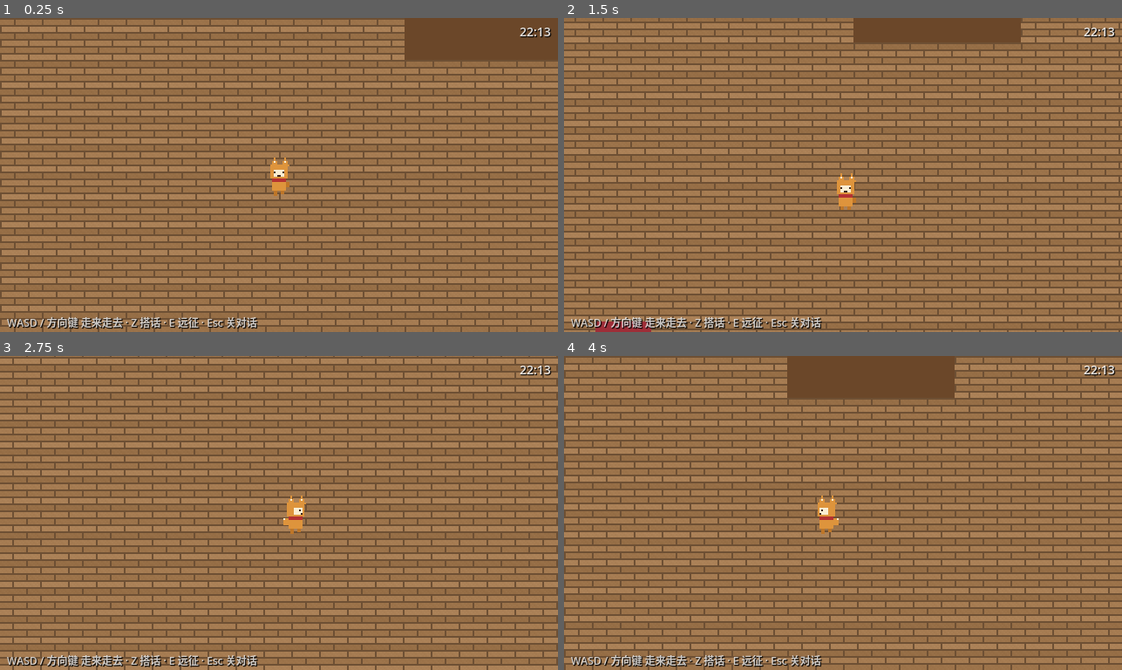
Above: before the commit, frames 1-4 (two rows, left to right).
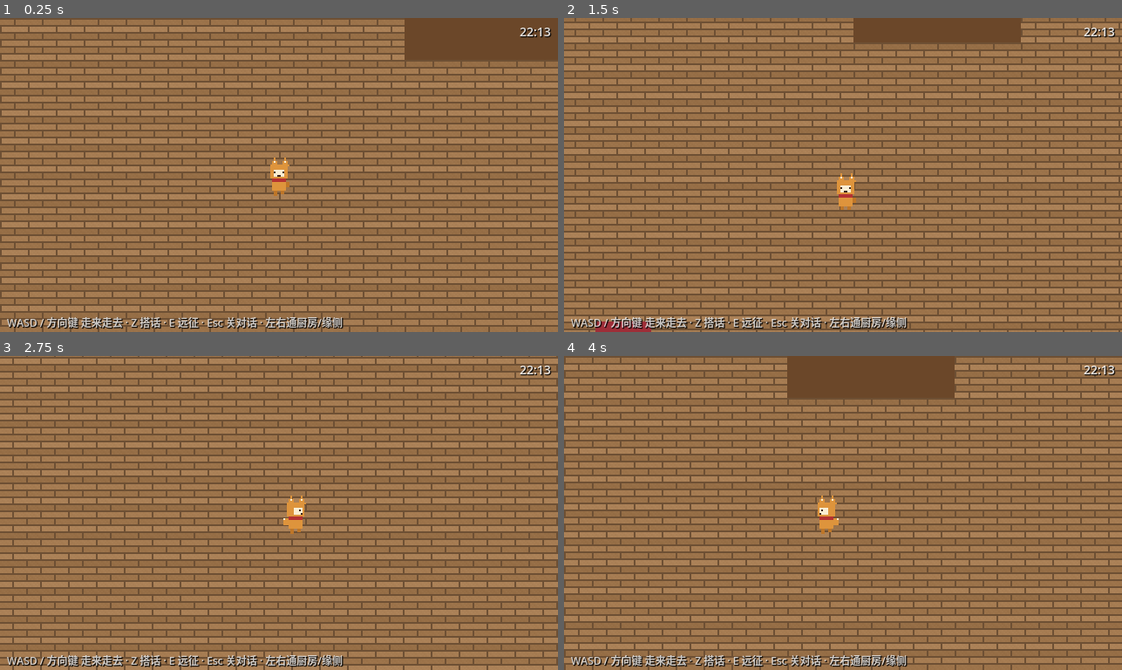
Above: after the commit, the same moments.

Repository: DbDB68/marumaru
Game: Godot game, scene res://scenes/main.tscn
Same seed, same stepped clock (60 frames per second), same inputs: the game is played once before the commit and once after it.
Inputs:
- Up to frame 1 (0.25 s): no input
- Up to frame 2 (1.5 s): tap Enter (ui_accept) at 0.5, 0.77 s; hold D (move_right) 0.53-1.28 s; hold Z (interact) 0.53-1.28 s; hold S (move_down) from 1.28 s (still down); tap Z (interact) at 1.35 s
- Up to frame 3 (2.75 s): tap Enter (ui_accept) at 1.52 s; release S (move_down) at 2.03 s; hold D (move_right) from 2.03 s (still down); hold Z (interact) from 2.03 s (still down)
- Up to frame 4 (4 s): release D (move_right) at 2.78 s; release Z (interact) at 2.78 s; hold W (move_up) 2.78-3.53 s; tap Z (interact) at 2.85 s; tap Enter (ui_accept) at 3.02, 3.77 s; hold A (move_left) from 3.53 s (still down); hold Z (interact) from 3.53 s (still down)

The runs differ from the first frame. In frame 1, 0.4% of the frame differs, in the area x 46-62%, y 95-100%; in frame 2, 0.4%; in frame 3, 0.4%; in frame 4, 0.4%.

Commit message:
本丸扩建第一批：厨房/缘侧/手合场/田地四间新房
- 拓扑：厨房⇄主屋⇄缘侧⇄手合场，庭院⇄田地；主屋为中枢
- 日程接线：hasebe 晨练移手合场、加 15:00 备晚饭（厨房）；
  fudou 加 09:00 畑当番（田地）、17:00 独酌移缘侧
- 新贴图：tatami/soil（gen_placeholders.py 确定性生成）
- 新增 test_map：日程房间↔场景、门↔出生点、坐标范围 lint（70 项断言）
- 全套回归 151 项断言零失败

Co-authored-by: k3 <3370584126@qq.com>

Diff:
--- a/data/schedules.json
+++ b/data/schedules.json
@@ -3,7 +3,7 @@
     {
       "from": "06:00",
       "activity": "晨练",
-      "room": "courtyard",
+      "room": "dojo",
       "pos": [480, 300],
       "mode": "wander",
       "lines": ["晨练不可懈怠。", "呼……出身汗，痛快。"]
@@ -31,6 +31,14 @@
       "pos": [600, 200],
       "mode": "wander",
       "lines": ["巡逻中。……没有异常。", "庭院的花开得正好。"]
+    },
+    {
+      "from": "15:00",
+      "activity": "备晚饭",
+      "room": "kitchen",
+      "pos": [480, 220],
+      "mode": "wander",
+      "lines": ["晚饭的食材，我来处理。", "主有什么想吃的吗？"]
     },
     {
       "from": "18:00",
@@ -67,6 +75,14 @@
       "lines": ["唔……再让我睡一会儿……", "天亮了吗……？"]
     },
     {
+      "from": "09:00",
+      "activity": "畑当番",
+      "room": "field",
+      "pos": [480, 320],
+      "mode": "wander",
+      "lines": ["泥土的味道……也不坏。", "种点什么好呢……"]
+    },
+    {
       "from": "12:00",
       "activity": "午饭",
       "room": "main",
@@ -85,8 +101,8 @@
     {
       "from": "17:00",
       "activity": "独酌",
-      "room": "main",
-      "pos": [700, 320],
+      "room": "engawa",
+      "pos": [480, 270],
       "mode": "stay",
       "lines": ["酒……只剩一点了。", "信长公……不，没什么。"]
     },
--- a/scenes/courtyard.tscn
+++ b/scenes/courtyard.tscn
@@ -74,10 +74,18 @@
 target_room = "res://scenes/main.tscn"
 target_spawn = "FromCourtyard"
 
+[node name="DoorToField" parent="." instance=ExtResource("4_door")]
+position = Vector2(480, 524)
+target_room = "res://scenes/field.tscn"
+target_spawn = "FromCourtyard"
+
 [node name="Spawns" type="Node2D" parent="."]
 
 [node name="FromMain" type="Marker2D" parent="Spawns"]
 position = Vector2(480, 80)
+
+[node name="FromField" type="Marker2D" parent="Spawns"]
+position = Vector2(480, 480)
 
 [node name="Player" parent="." instance=ExtResource("1_player")]
 position = Vector2(480, 80)
@@ -96,4 +104,4 @@
 theme_override_constants/shadow_offset_x = 1
 theme_override_constants/shadow_offset_y = 1
 theme_override_font_sizes/font_size = 12
-text = "WASD / 方向键 走来走去 · 往上走回本丸"
+text = "WASD / 方向键 走来走去 · 往上回本丸 · 往下到田地"
--- /dev/null
+++ b/scenes/dojo.tscn
@@ -0,0 +1,137 @@
+[gd_scene load_steps=12 format=3]
+
+[ext_resource type="PackedScene" path="res://scenes/player.tscn" id="1_player"]
+[ext_resource type="Texture2D" path="res://assets/sprites/tatami.png" id="2_tatami"]
+[ext_resource type="PackedScene" path="res://scenes/dialog_box.tscn" id="4_dialog"]
+[ext_resource type="PackedScene" path="res://scenes/door.tscn" id="5_door"]
+[ext_resource type="Script" path="res://scripts/room.gd" id="6_room"]
+
+[sub_resource type="RectangleShape2D" id="Shape_wall_h"]
+size = Vector2(960, 16)
+
+[sub_resource type="RectangleShape2D" id="Shape_wall_v"]
+size = Vector2(16, 540)
+
+[sub_resource type="RectangleShape2D" id="Shape_dummy"]
+size = Vector2(24, 64)
+
+[sub_resource type="RectangleShape2D" id="Shape_rack"]
+size = Vector2(96, 24)
+
+[node name="Dojo" type="Node2D"]
+script = ExtResource("6_room")
+room_id = "dojo"
+
+[node name="Floor" type="TextureRect" parent="."]
+z_index = -10
+offset_right = 960.0
+offset_bottom = 540.0
+texture = ExtResource("2_tatami")
+stretch_mode = 1
+
+[node name="Walls" type="StaticBody2D" parent="."]
+
+[node name="Top" type="CollisionShape2D" parent="Walls"]
+position = Vector2(480, -8)
+shape = SubResource("Shape_wall_h")
+
+[node name="Bottom" type="CollisionShape2D" parent="Walls"]
+position = Vector2(480, 548)
+shape = SubResource("Shape_wall_h")
+
+[node name="Left" type="CollisionShape2D" parent="Walls"]
+position = Vector2(-8, 270)
+shape = SubResource("Shape_wall_v")
+
+[node name="Right" type="CollisionShape2D" parent="Walls"]
+position = Vector2(968, 270)
+shape = SubResource("Shape_wall_v")
+
+[node name="DummyA" type="StaticBody2D" parent="."]
+position = Vector2(320, 200)
+
+[node name="Shape" type="CollisionShape2D" parent="DummyA"]
+shape = SubResource("Shape_dummy")
+
+[node name="Visual" type="ColorRect" parent="DummyA"]
+offset_left = -12.0
+offset_top = -32.0
+offset_right = 12.0
+offset_bottom = 32.0
+color = Color(0.48, 0.34, 0.2, 1)
+
+[node name="Arms" type="ColorRect" parent="DummyA"]
+offset_left = -20.0
+offset_top = -12.0
+offset_right = 20.0
+offset_bottom = -6.0
+color = Color(0.42, 0.29, 0.17, 1)
+
+[node name="DummyB" type="StaticBody2D" parent="."]
+position = Vector2(640, 200)
+
+[node name="Shape" type="CollisionShape2D" parent="DummyB"]
+shape = SubResource("Shape_dummy")
+
+[node name="Visual" type="ColorRect" parent="DummyB"]
+offset_left = -12.0
+offset_top = -32.0
+offset_right = 12.0
+offset_bottom = 32.0
+color = Color(0.48, 0.34, 0.2, 1)
+
+[node name="Arms" type="ColorRect" parent="DummyB"]
+offset_left = -20.0
+offset_top = -12.0
+offset_right = 20.0
+offset_bottom = -6.0
+color = Color(0.42, 0.29, 0.17, 1)
+
+[node name="Rack" type="StaticBody2D" parent="."]
+position = Vector2(480, 60)
+
+[node name="Shape" type="CollisionShape2D" parent="Rack"]
+shape = SubResource("Shape_rack")
+
+[node name="Visual" type="ColorRect" parent="Rack"]
+offset_left = -48.0
+offset_top = -12.0
+offset_right = 48.0
+offset_bottom = 12.0
+color = Color(0.25, 0.18, 0.12, 1)
+
+[node name="Blades" type="ColorRect" parent="Rack"]
+offset_left = -40.0
+offset_top = -16.0
+offset_right = 40.0
+offset_bottom = -12.0
+color = Color(0.75, 0.77, 0.8, 1)
+
+[node name="DoorToEngawa" parent="." instance=ExtResource("5_door")]
+position = Vector2(16, 270)
+target_room = "res://scenes/engawa.tscn"
+target_spawn = "FromDojo"
+
+[node name="Spawns" type="Node2D" parent="."]
+
+[node name="FromEngawa" type="Marker2D" parent="Spawns"]
+position = Vector2(80, 270)
+
+[node name="Player" parent="." instance=ExtResource("1_player")]
+position = Vector2(80, 270)
+
+[node name="DialogBox" parent="." instance=ExtResource("4_dialog")]
+
+[node name="HUD" type="CanvasLayer" parent="."]
+
+[node name="Hint" type="Label" parent="HUD"]
+offset_left = 8.0
+offset_top = 340.0
+offset_right = 360.0
+offset_bottom = 358.0
+theme_override_colors/font_color = Color(1, 1, 1, 0.75)
+theme_override_colors/font_shadow_color = Color(0, 0, 0, 0.8)
+theme_override_constants/shadow_offset_x = 1
+theme_override_constants/shadow_offset_y = 1
+theme_override_font_sizes/font_size = 12
+text = "手合场 · 往左回缘侧"
--- /dev/null
+++ b/scenes/engawa.tscn
@@ -0,0 +1,114 @@
+[gd_scene load_steps=11 format=3]
+
+[ext_resource type="PackedScene" path="res://scenes/player.tscn" id="1_player"]
+[ext_resource type="Texture2D" path="res://assets/sprites/floor.png" id="2_floor"]
+[ext_resource type="Texture2D" path="res://assets/sprites/grass.png" id="3_grass"]
+[ext_resource type="PackedScene" path="res://scenes/dialog_box.tscn" id="4_dialog"]
+[ext_resource type="PackedScene" path="res://scenes/door.tscn" id="5_door"]
+[ext_resource type="Script" path="res://scripts/room.gd" id="6_room"]
+
+[sub_resource type="RectangleShape2D" id="Shape_wall_h"]
+size = Vector2(960, 16)
+
+[sub_resource type="RectangleShape2D" id="Shape_wall_v"]
+size = Vector2(16, 540)
+
+[sub_resource type="RectangleShape2D" id="Shape_tray"]
+size = Vector2(32, 32)
+
+[node name="Engawa" type="Node2D"]
+script = ExtResource("6_room")
+room_id = "engawa"
+
+[node name="Garden" type="TextureRect" parent="."]
+z_index = -11
+offset_right = 960.0
+offset_bottom = 540.0
+texture = ExtResource("3_grass")
+stretch_mode = 1
+
+[node name="Floor" type="TextureRect" parent="."]
+z_index = -10
+offset_right = 960.0
+offset_bottom = 400.0
+texture = ExtResource("2_floor")
+stretch_mode = 1
+
+[node name="Edge" type="ColorRect" parent="."]
+z_index = -9
+offset_top = 400.0
+offset_right = 960.0
+offset_bottom = 412.0
+color = Color(0.32, 0.22, 0.14, 1)
+
+[node name="Walls" type="StaticBody2D" parent="."]
+
+[node name="Top" type="CollisionShape2D" parent="Walls"]
+position = Vector2(480, -8)
+shape = SubResource("Shape_wall_h")
+
+[node name="Bottom" type="CollisionShape2D" parent="Walls"]
+position = Vector2(480, 548)
+shape = SubResource("Shape_wall_h")
+
+[node name="Left" type="CollisionShape2D" parent="Walls"]
+position = Vector2(-8, 270)
+shape = SubResource("Shape_wall_v")
+
+[node name="Right" type="CollisionShape2D" parent="Walls"]
+position = Vector2(968, 270)
+shape = SubResource("Shape_wall_v")
+
+[node name="TeaTray" type="StaticBody2D" parent="."]
+position = Vector2(400, 300)
+
+[node name="Shape" type="CollisionShape2D" parent="TeaTray"]
+shape = SubResource("Shape_tray")
+
+[node name="Visual" type="ColorRect" parent="TeaTray"]
+offset_left = -16.0
+offset_top = -16.0
+offset_right = 16.0
+offset_bottom = 16.0
+color = Color(0.35, 0.24, 0.16, 1)
+
+[node name="Cups" type="Polygon2D" parent="TeaTray"]
+color = Color(0.85, 0.82, 0.75, 1)
+polygon = PackedVector2Array(-8, -4, -4, -4, -4, 0, -8, 0, 4, 4, 8, 4, 8, 8, 4, 8)
+
+[node name="DoorToMain" parent="." instance=ExtResource("5_door")]
+position = Vector2(16, 270)
+target_room = "res://scenes/main.tscn"
+target_spawn = "FromEngawa"
+
+[node name="DoorToDojo" parent="." instance=ExtResource("5_door")]
+position = Vector2(944, 270)
+target_room = "res://scenes/dojo.tscn"
+target_spawn = "FromEngawa"
+
+[node name="Spawns" type="Node2D" parent="."]
+
+[node name="FromMain" type="Marker2D" parent="Spawns"]
+position = Vector2(80, 270)
+
+[node name="FromDojo" type="Marker2D" parent="Spawns"]
+position = Vector2(880, 270)
+
+[node name="Player" parent="." instance=ExtResource("1_player")]
+position = Vector2(80, 270)
+
+[node name="DialogBox" parent="." instance=ExtResource("4_dialog")]
+
+[node name="HUD" type="CanvasLayer" parent="."]
+
+[node name="Hint" type="Label" parent="HUD"]
+offset_left = 8.0
+offset_top = 340.0
+offset_right = 400.0
+offset_bottom = 358.0
+theme_override_colors/font_color = Color(1, 1, 1, 0.75)
+theme_override_colors/font_shadow_color = Color(0, 0, 0, 0.8)
+theme_override_constants/shadow_offset_x = 1
+theme_override_constants/shadow_offset_y = 1
+theme_override_font_sizes/font_size = 12
+text = "缘侧 · 往左回主屋 · 往右去手合场"
--- /dev/null
+++ b/scenes/field.tscn
@@ -0,0 +1,150 @@
+[gd_scene load_steps=12 format=3]
+
+[ext_resource type="PackedScene" path="res://scenes/player.tscn" id="1_player"]
+[ext_resource type="Texture2D" path="res://assets/sprites/grass.png" id="2_grass"]
+[ext_resource type="Texture2D" path="res://assets/sprites/soil.png" id="3_soil"]
+[ext_resource type="PackedScene" path="res://scenes/dialog_box.tscn" id="4_dialog"]
+[ext_resource type="PackedScene" path="res://scenes/door.tscn" id="5_door"]
+[ext_resource type="Script" path="res://scripts/room.gd" id="6_room"]
+
+[sub_resource type="RectangleShape2D" id="Shape_wall_h"]
+size = Vector2(960, 16)
+
+[sub_resource type="RectangleShape2D" id="Shape_wall_v"]
+size = Vector2(16, 540)
+
+[sub_resource type="RectangleShape2D" id="Shape_scarecrow"]
+size = Vector2(16, 48)
+
+[sub_resource type="CircleShape2D" id="Shape_bucket"]
+radius = 14.0
+
+[node name="Field" type="Node2D"]
+script = ExtResource("6_room")
+room_id = "field"
+
+[node name="Floor" type="TextureRect" parent="."]
+z_index = -10
+offset_right = 960.0
+offset_bottom = 540.0
+texture = ExtResource("2_grass")
+stretch_mode = 1
+
+[node name="FurrowA" type="TextureRect" parent="."]
+z_index = -9
+offset_left = 200.0
+offset_top = 180.0
+offset_right = 760.0
+offset_bottom = 244.0
+texture = ExtResource("3_soil")
+stretch_mode = 1
+
+[node name="FurrowB" type="TextureRect" parent="."]
+z_index = -9
+offset_left = 200.0
+offset_top = 290.0
+offset_right = 760.0
+offset_bottom = 354.0
+texture = ExtResource("3_soil")
+stretch_mode = 1
+
+[node name="FurrowC" type="TextureRect" parent="."]
+z_index = -9
+offset_left = 200.0
+offset_top = 400.0
+offset_right = 760.0
+offset_bottom = 464.0
+texture = ExtResource("3_soil")
+stretch_mode = 1
+
+[node name="SproutsA" type="Polygon2D" parent="."]
+position = Vector2(480, 212)
+color = Color(0.45, 0.68, 0.32, 1)
+polygon = PackedVector2Array(-240, 0, -236, -6, -232, 0, -160, 0, -156, -6, -152, 0, -80, 0, -76, -6, -72, 0, 0, 0, 4, -6, 8, 0, 80, 0, 84, -6, 88, 0, 160, 0, 164, -6, 168, 0, 232, 0, 236, -6, 240, 0)
+
+[node name="SproutsB" type="Polygon2D" parent="."]
+position = Vector2(480, 322)
+color = Color(0.45, 0.68, 0.32, 1)
+polygon = PackedVector2Array(-240, 0, -236, -6, -232, 0, -160, 0, -156, -6, -152, 0, -80, 0, -76, -6, -72, 0, 0, 0, 4, -6, 8, 0, 80, 0, 84, -6, 88, 0, 160, 0, 164, -6, 168, 0, 232, 0, 236, -6, 240, 0)
+
+[node name="Walls" type="StaticBody2D" parent="."]
+
+[node name="Top" type="CollisionShape2D" parent="Walls"]
+position = Vector2(480, -8)
+shape = SubResource("Shape_wall_h")
+
+[node name="Bottom" type="CollisionShape2D" parent="Walls"]
+position = Vector2(480, 548)
+shape = SubResource("Shape_wall_h")
+
+[node name="Left" type="CollisionShape2D" parent="Walls"]
+position = Vector2(-8, 270)
+shape = SubResource("Shape_wall_v")
+
+[node name="Right" type="CollisionShape2D" parent="Walls"]
+position = Vector2(968, 270)
+shape = SubResource("Shape_wall_v")
+
+[node name="Scarecrow" type="StaticBody2D" parent="."]
+position = Vector2(140, 300)
+
+[node name="Shape" type="CollisionShape2D" parent="Scarecrow"]
+shape = SubResource("Shape_scarecrow")
+
+[node name="Pole" type="ColorRect" parent="Scarecrow"]
+offset_left = -3.0
+offset_top = -24.0
+offset_right = 3.0
+offset_bottom = 24.0
+color = Color(0.5, 0.38, 0.24, 1)
+
+[node name="Arms" type="ColorRect" parent="Scarecrow"]
+offset_left = -16.0
+offset_top = -16.0
+offset_right = 16.0
+offset_bottom = -10.0
+color = Color(0.5, 0.38, 0.24, 1)
+
+[node name="Hat" type="Polygon2D" parent="Scarecrow"]
+position = Vector2(0, -26)
+color = Color(0.78, 0.68, 0.4, 1)
+polygon = PackedVector2Array(-12, 4, 0, -6, 12, 4)
+
+[node name="Bucket" type="StaticBody2D" parent="."]
+position = Vector2(840, 480)
+
+[node name="Visual" type="Polygon2D" parent="Bucket"]
+color = Color(0.5, 0.42, 0.3, 1)
+polygon = PackedVector2Array(14, 0, 12, 7, 7, 12, 0, 14, -7, 12, -12, 7, -14, 0, -12, -7, -7, -12, 0, -14, 7, -12, 12, -7)
+
+[node name="Shape" type="CollisionShape2D" parent="Bucket"]
+shape = SubResource("Shape_bucket")
+
+[node name="DoorToCourtyard" parent="." instance=ExtResource("5_door")]
+position = Vector2(480, 16)
+target_room = "res://scenes/courtyard.tscn"
+target_spawn = "FromField"
+
+[node name="Spawns" type="Node2D" parent="."]
+
+[node name="FromCourtyard" type="Marker2D" parent="Spawns"]
+position = Vector2(480, 80)
+
+[node name="Player" parent="." instance=ExtResource("1_player")]
+position = Vector2(480, 80)
+
+[node name="DialogBox" parent="." instance=ExtResource("4_dialog")]
+
+[node name="HUD" type="CanvasLayer" parent="."]
+
+[node name="Hint" type="Label" parent="HUD"]
+offset_left = 8.0
+offset_top = 340.0
+offset_right = 360.0
+offset_bottom = 358.0
+theme_override_colors/font_color = Color(1, 1, 1, 0.75)
+theme_override_colors/font_shadow_color = Color(0, 0, 0, 0.8)
+theme_override_constants/shadow_offset_x = 1
+theme_override_constants/shadow_offset_y = 1
+theme_override_font_sizes/font_size = 12
+text = "田地 · 往上回庭院"
--- /dev/null
+++ b/scenes/kitchen.tscn
@@ -0,0 +1,142 @@
+[gd_scene load_steps=13 format=3]
+
+[ext_resource type="PackedScene" path="res://scenes/player.tscn" id="1_player"]
+[ext_resource type="Texture2D" path="res://assets/sprites/floor.png" id="2_floor"]
+[ext_resource type="PackedScene" path="res://scenes/dialog_box.tscn" id="4_dialog"]
+[ext_resource type="PackedScene" path="res://scenes/door.tscn" id="5_door"]
+[ext_resource type="Script" path="res://scripts/room.gd" id="6_room"]
+
+[sub_resource type="RectangleShape2D" id="Shape_wall_h"]
+size = Vector2(960, 16)
+
+[sub_resource type="RectangleShape2D" id="Shape_wall_v"]
+size = Vector2(16, 540)
+
+[sub_resource type="RectangleShape2D" id="Shape_stove"]
+size = Vector2(128, 48)
+
+[sub_resource type="RectangleShape2D" id="Shape_counter"]
+size = Vector2(96, 48)
+
+[sub_resource type="RectangleShape2D" id="Shape_cupboard"]
+size = Vector2(48, 96)
+
+[sub_resource type="CircleShape2D" id="Shape_jar"]
+radius = 20.0
+
+[node name="Kitchen" type="Node2D"]
+script = ExtResource("6_room")
+room_id = "kitchen"
+
+[node name="Floor" type="TextureRect" parent="."]
+z_index = -10
+offset_right = 960.0
+offset_bottom = 540.0
+texture = ExtResource("2_floor")
+stretch_mode = 1
+
+[node name="Walls" type="StaticBody2D" parent="."]
+
+[node name="Top" type="CollisionShape2D" parent="Walls"]
+position = Vector2(480, -8)
+shape = SubResource("Shape_wall_h")
+
+[node name="Bottom" type="CollisionShape2D" parent="Walls"]
+position = Vector2(480, 548)
+shape = SubResource("Shape_wall_h")
+
+[node name="Left" type="CollisionShape2D" parent="Walls"]
+position = Vector2(-8, 270)
+shape = SubResource("Shape_wall_v")
+
+[node name="Right" type="CollisionShape2D" parent="Walls"]
+position = Vector2(968, 270)
+shape = SubResource("Shape_wall_v")
+
+[node name="Stove" type="StaticBody2D" parent="."]
+position = Vector2(240, 120)
+
+[node name="Shape" type="CollisionShape2D" parent="Stove"]
+shape = SubResource("Shape_stove")
+
+[node name="Visual" type="ColorRect" parent="Stove"]
+offset_left = -64.0
+offset_top = -24.0
+offset_right = 64.0
+offset_bottom = 24.0
+color = Color(0.3, 0.28, 0.26, 1)
+
+[node name="Pot" type="Polygon2D" parent="Stove"]
+position = Vector2(-28, -6)
+color = Color(0.15, 0.15, 0.17, 1)
+polygon = PackedVector2Array(14, 0, 12, 7, 7, 12, 0, 14, -7, 12, -12, 7, -14, 0, -12, -7, -7, -12, 0, -14, 7, -12, 12, -7)
+
+[node name="Steam" type="Polygon2D" parent="Stove"]
+position = Vector2(30, -16)
+color = Color(0.9, 0.9, 0.88, 0.55)
+polygon = PackedVector2Array(2, 0, 0, -4, -2, 0, 0, 4)
+
+[node name="Counter" type="StaticBody2D" parent="."]
+position = Vector2(480, 160)
+
+[node name="Shape" type="CollisionShape2D" parent="Counter"]
+shape = SubResource("Shape_counter")
+
+[node name="Visual" type="ColorRect" parent="Counter"]
+offset_left = -48.0
+offset_top = -24.0
+offset_right = 48.0
+offset_bottom = 24.0
+color = Color(0.55, 0.42, 0.28, 1)
+
+[node name="Cupboard" type="StaticBody2D" parent="."]
+position = Vector2(820, 140)
+
+[node name="Shape" type="CollisionShape2D" parent="Cupboard"]
+shape = SubResource("Shape_cupboard")
+
+[node name="Visual" type="ColorRect" parent="Cupboard"]
+offset_left = -24.0
+offset_top = -48.0
+offset_right = 24.0
+offset_bottom = 48.0
+color = Color(0.4, 0.3, 0.2, 1)
+
+[node name="WaterJar" type="StaticBody2D" parent="."]
+position = Vector2(150, 420)
+
+[node name="Visual" type="Polygon2D" parent="WaterJar"]
+color = Color(0.3, 0.36, 0.4, 1)
+polygon = PackedVector2Array(20, 0, 17, 10, 10, 17, 0, 20, -10, 17, -17, 10, -20, 0, -17, -10, -10, -17, 0, -20, 10, -17, 17, -10)
+
+[node name="Shape" type="CollisionShape2D" parent="WaterJar"]
+shape = SubResource("Shape_jar")
+
+[node name="DoorToMain" parent="." instance=ExtResource("5_door")]
+position = Vector2(944, 270)
+target_room = "res://scenes/main.tscn"
+target_spawn = "FromKitchen"
+
+[node name="Spawns" type="Node2D" parent="."]
+
+[node name="FromMain" type="Marker2D" parent="Spawns"]
+position = Vector2(880, 270)
+
+[node name="Player" parent="." instance=ExtResource("1_player")]
+position = Vector2(880, 270)
+
+[node name="DialogBox" parent="." instance=ExtResource("4_dialog")]
+
+[node name="HUD" type="CanvasLayer" parent="."]
+
+[node name="Hint" type="Label" parent="HUD"]
+offset_left = 8.0
+offset_top = 340.0
+offset_right = 360.0
+offset_bottom = 358.0
+theme_override_colors/font_color = Color(1, 1, 1, 0.75)
+theme_override_colors/font_shadow_color = Color(0, 0, 0, 0.8)
+theme_override_constants/shadow_offset_x = 1
+theme_override_constants/shadow_offset_y = 1
+theme_override_font_sizes/font_size = 12
+text = "厨房 · 往右回主屋"
--- a/scenes/main.tscn
+++ b/scenes/main.tscn
@@ -102,10 +102,26 @@
 target_room = "res://scenes/courtyard.tscn"
 target_spawn = "FromMain"
 
+[node name="DoorToKitchen" parent="." instance=ExtResource("5_door")]
+position = Vector2(16, 270)
+target_room = "res://scenes/kitchen.tscn"
+target_spawn = "FromMain"
+
+[node name="DoorToEngawa" parent="." instance=ExtResource("5_door")]
+position = Vector2(944, 270)
+target_room = "res://scenes/engawa.tscn"
+target_spawn = "FromMain"
+
 [node name="Spawns" type="Node2D" parent="."]
 
 [node name="FromCourtyard" type="Marker2D" parent="Spawns"]
 position = Vector2(480, 480)
+
+[node name="FromKitchen" type="Marker2D" parent="Spawns"]
+position = Vector2(80, 270)
+
+[node name="FromEngawa" type="Marker2D" parent="Spawns"]
+position = Vector2(880, 270)
 
 [node name="DialogBox" parent="." instance=ExtResource("4_dialog")]
 
@@ -121,4 +137,4 @@
 theme_override_constants/shadow_offset_x = 1
 theme_override_constants/shadow_offset_y = 1
 theme_override_font_sizes/font_size = 12
-text = "WASD / 方向键 走来走去 · Z 搭话 · E 远征 · Esc 关对话"
+text = "WASD / 方向键 走来走去 · Z 搭话 · E 远征 · Esc 关对话 · 左右通厨房/缘侧"
--- /dev/null
+++ b/tools/test_map.gd
@@ -0,0 +1,78 @@
+extends Node
+## 地图连通性 lint：
+## 1) 日程表用到的房间都有对应场景（scenes/<room>.tscn）且 room_id 对得上
+## 2) 每个房间场景里的门：目标场景存在、目标出生点在目标场景 Spawns/ 下
+## 3) 日程坐标都在房间范围内（0..960, 0..540）
+## 用法：godot --headless --path <项目> res://tools/test_map.tscn
+## 注意：本节点会把自己挪到场景树根下，免得换场景时被一起释放
+
+const RoomScript := preload("res://scripts/room.gd")
+const DoorScript := preload("res://scripts/door.gd")
+
+var _failures := 0
+
+
+func _ready() -> void:
+	_start.call_deferred()
+
+
+func _start() -> void:
+	var tree := get_tree()
+	get_parent().remove_child(self)
+	tree.root.add_child(self)
+	_run()
+
+
+func _run() -> void:
+	var rooms := {}
+	for id in Schedule.all_npc_ids():
+		for e in Schedule._data()[id]:
+			var r := str(e.get("room", ""))
+			if not r.is_empty():
+				rooms[r] = true
+			var pos: Array = e.get("pos", [])
+			var in_bounds: bool = pos.size() == 2 and pos[0] >= 0 and pos[0] <= 960 and pos[1] >= 0 and pos[1] <= 540
+			_check(in_bounds, "%s 槽位 %s 坐标应在房间范围内" % [id, e.get("from", "?")])
+	for room in rooms.keys():
+		_check_room(room)
+	print("MAP TEST: done")
+	get_tree().quit(1 if _failures > 0 else 0)
+
+
+func _check_room(room: String) -> void:
+	var path := "res://scenes/%s.tscn" % room
+	_check(ResourceLoader.exists(path), "日程房间应有场景: " + path)
+	if not ResourceLoader.exists(path):
+		return
+	var inst: Node = load(path).instantiate()
+	_check(inst.get_script() == RoomScript, "%s 应挂 room.gd" % path)
+	if inst.get_script() == RoomScript:
+		_check(inst.room_id == room, "%s 的 room_id 应为 \"%s\"（实际: \"%s\"）" % [path, room, inst.room_id])
+	_check(inst.get_node_or_null("Spawns") != null, "%s 应有 Spawns 节点" % path)
+	for child in inst.get_children():
+		if child.get_script() == DoorScript:
+			_check_door(room, child)
+	inst.free()
+
+
+func _check_door(from_room: String, door: Node) -> void:
+	var target := str(door.target_room)
+	var spawn := str(door.target_spawn)
+	_check(not target.is_empty(), "%s 的门 %s 应有目标房间" % [from_room, door.name])
+	if target.is_empty():
+		return
+	_check(ResourceLoader.exists(target), "%s 的门 %s 目标应存在: %s" % [from_room, door.name, target])
+	if not ResourceLoader.exists(target):
+		return
+	var tgt: Node = load(target).instantiate()
+	_check(tgt.get_node_or_null("Spawns/" + spawn) != null,
+		"%s 的门 %s 目标出生点应存在: %s Spawns/%s" % [from_room, door.name, target, spawn])
+	tgt.free()
+
+
+func _check(ok: bool, msg: String) -> void:
+	if ok:
+		print("  PASS: " + msg)
+	else:
+		_failures += 1
+		push_error("  FAIL: " + msg)
--- /dev/null
+++ b/tools/test_map.tscn
@@ -0,0 +1,6 @@
+[gd_scene load_steps=2 format=3]
+
+[ext_resource type="Script" path="res://tools/test_map.gd" id="1_script"]
+
+[node name="TestMap" type="Node"]
+script = ExtResource("1_script")
Binary file added: assets/sprites/soil.png
Binary file added: assets/sprites/tatami.png
Not shown, changed: AGENTS.md
Not shown, changed: roadmap.md
